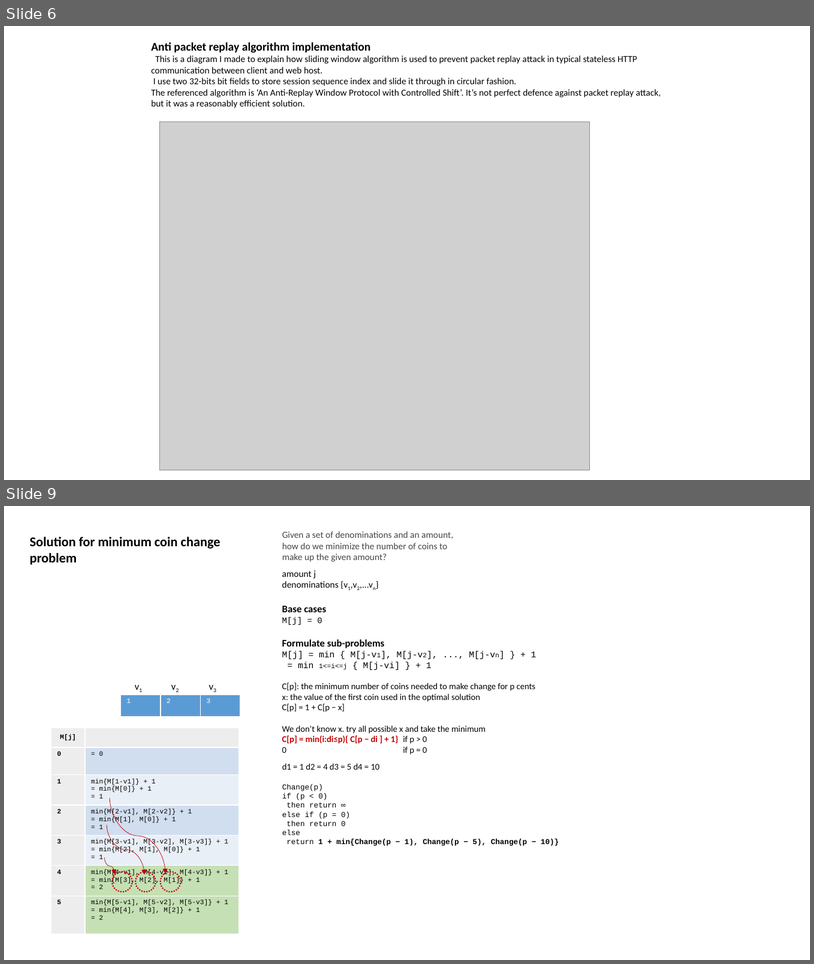
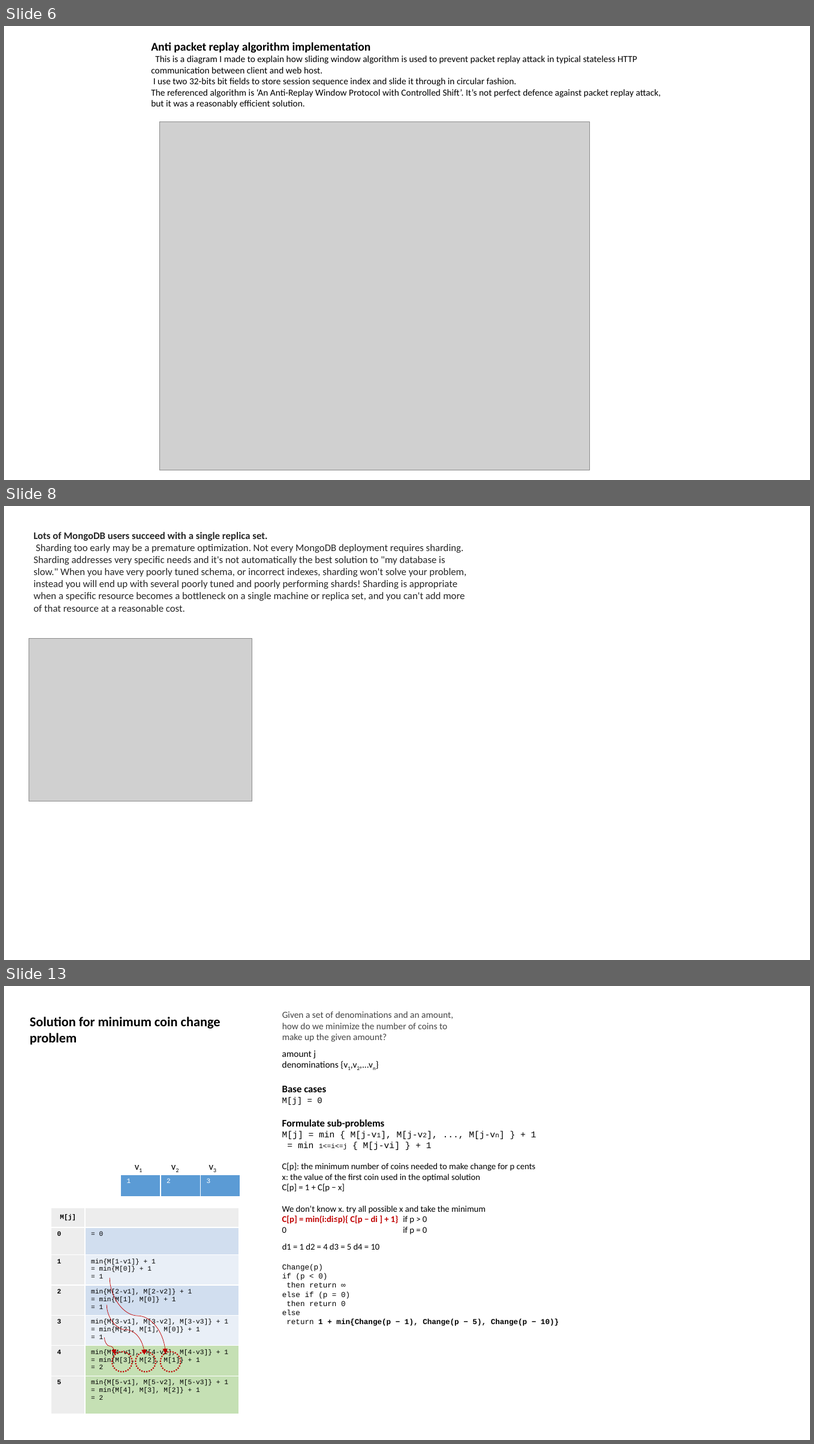
Before and after one commit to crenique/TechDoc, a slide deck: TechDoc.pptx. Shown one above the other, each under a label of ours: slides 6 and 9 before the commit, slides 6, 8 and 13 after it; the slides between them are not shown. The pictures are 814x964 and 814x1444 pixels, drawn with LibreOffice and Linux fonts; fonts in the diff are those of the drawing; grey boxes stand for pictures. Boxes give left, top, right and bottom in pixels: in the first picture for what was removed or moved away, otherwise in the second. Text is boxed around its words. In the diff, an @@ line names an element or a change of style, - is before the commit and + after.

```diff
--- a/TechDoc.pptx
+++ b/TechDoc.pptx
@@ slide 8 added at (x1=4, y1=506, x2=810, y2=960), background #FFFFFF @@
@@ text added at (x1=33, y1=532, x2=467, y2=612), 12 pt, text #262626 @@
+Lots of MongoDB users succeed with a single replica set.
+Sharding too early may be a premature optimization. Not every MongoDB deployment requires sharding. Sharding addresses very specific needs and it's not automatically the best solution to "my database is slow." When you have very poorly tuned schema, or incorrect indexes, sharding won't solve your problem, instead you will end up with several poorly tuned and poorly performing shards! Sharding is appropriate when a specific resource becomes a bottleneck on a single machine or replica set, and you can't add more of that resource at a reasonable cost.
@@ picture added at (x1=29, y1=639, x2=252, y2=801) @@
@@ what was slide 9 is now slide 13 @@
```
Also in this commit, not shown: 3 slides changed, 3 other slides added.
